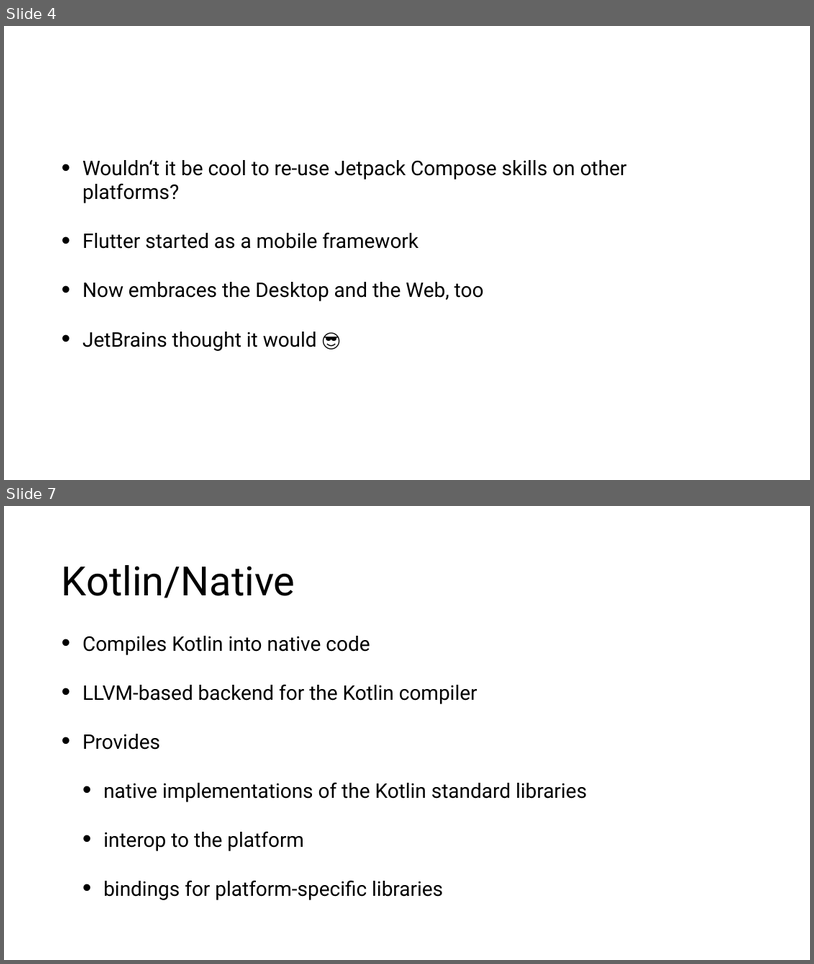
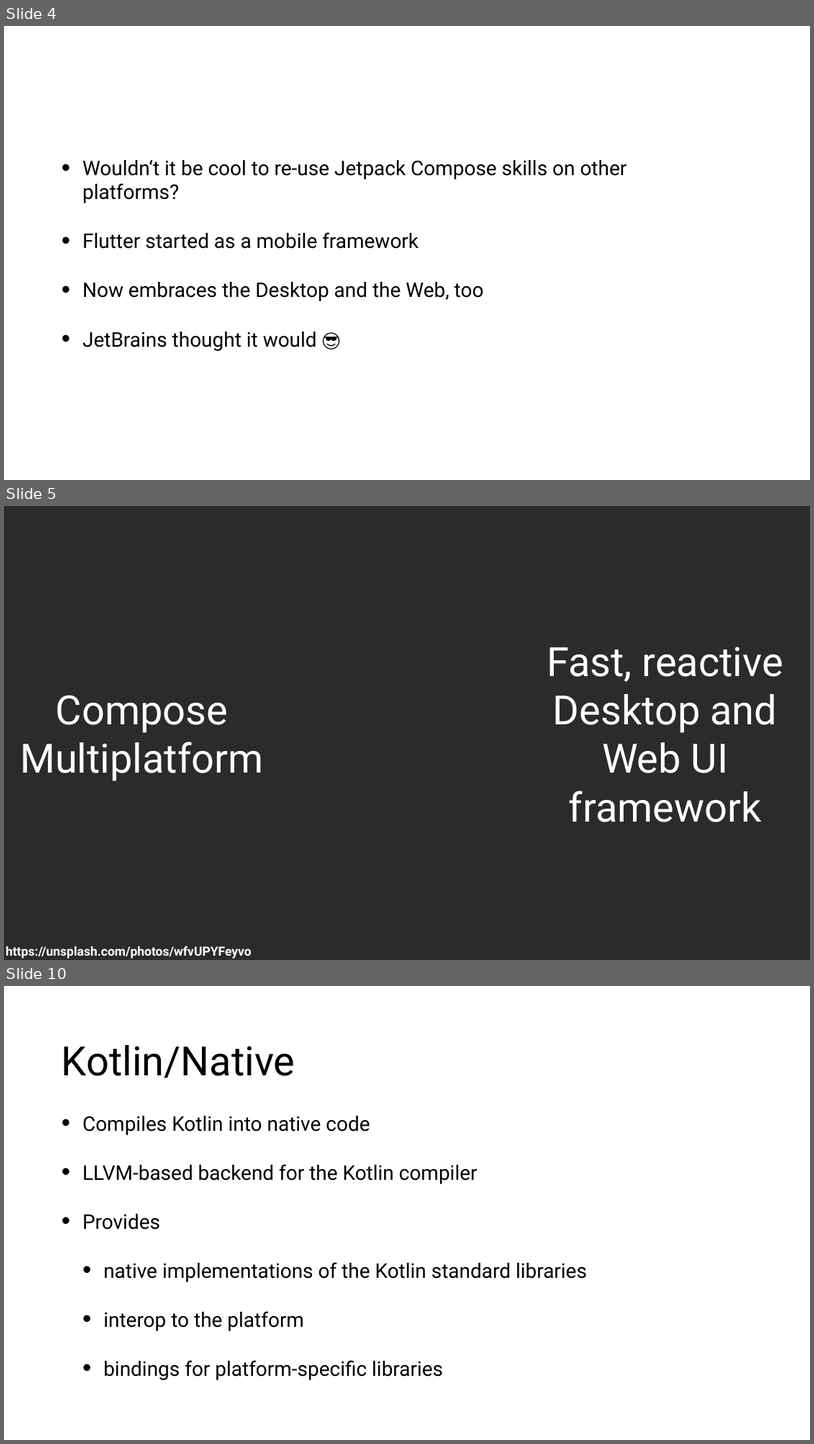
Before and after one commit to tkuenneth/compose_workshop, a slide deck: slides/06_Beyond Android.pptx. Shown one above the other, each under a label of ours: slides 4 and 7 before the commit, slides 4, 5 and 10 after it; the slides between them are not shown. The pictures are 814x964 and 814x1444 pixels, drawn with LibreOffice and Linux fonts; fonts in the diff are those of the drawing; background and template pictures are left out; a plain dark background stands for a picture behind light text. Boxes give left, top, right and bottom in pixels: in the first picture for what was removed or moved away, otherwise in the second. Text is boxed around its words. In the diff, an @@ line names an element or a change of style, - is before the commit and + after.

```diff
--- a/slides/06_Beyond Android.pptx
+++ b/slides/06_Beyond Android.pptx
@@ slide 5 added at [4, 506, 810, 960], background picture (left out) @@
@@ text added at [547, 646, 784, 822], 96 pt, text #FFFFFF @@
+Fast, reactive Desktop and Web UI framework
@@ text added at [20, 695, 263, 781], 96 pt, text #FFFFFF @@
+Compose Multiplatform
@@ text added at [5, 945, 252, 958], 30 pt, text #FFFFFF, bold @@
+https://unsplash.com/photos/wfvUPYFeyvo
@@ what was slide 7 is now slide 10 @@
```
Also in this commit, not shown: 3 slides changed, 5 other slides added, 2 slides removed.
